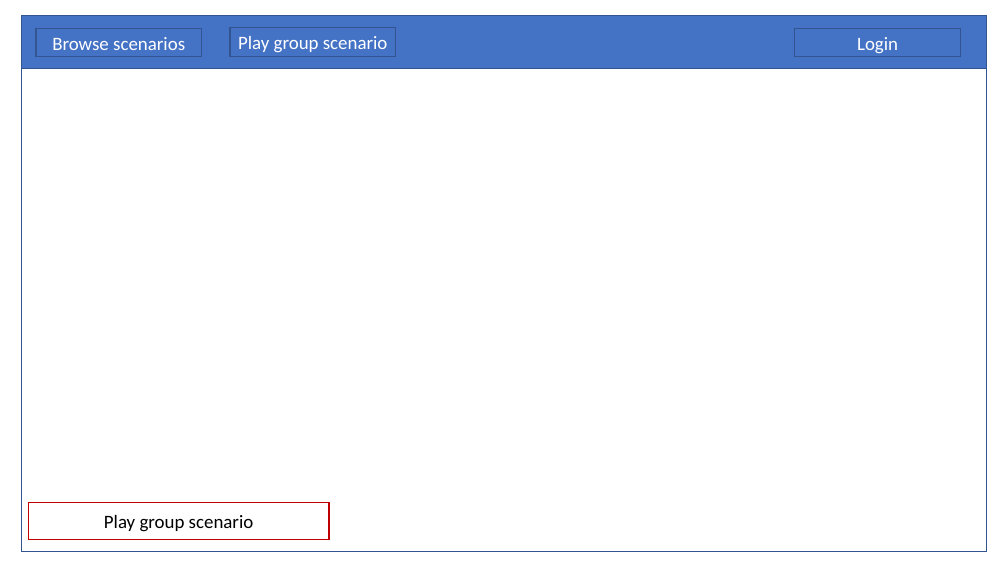
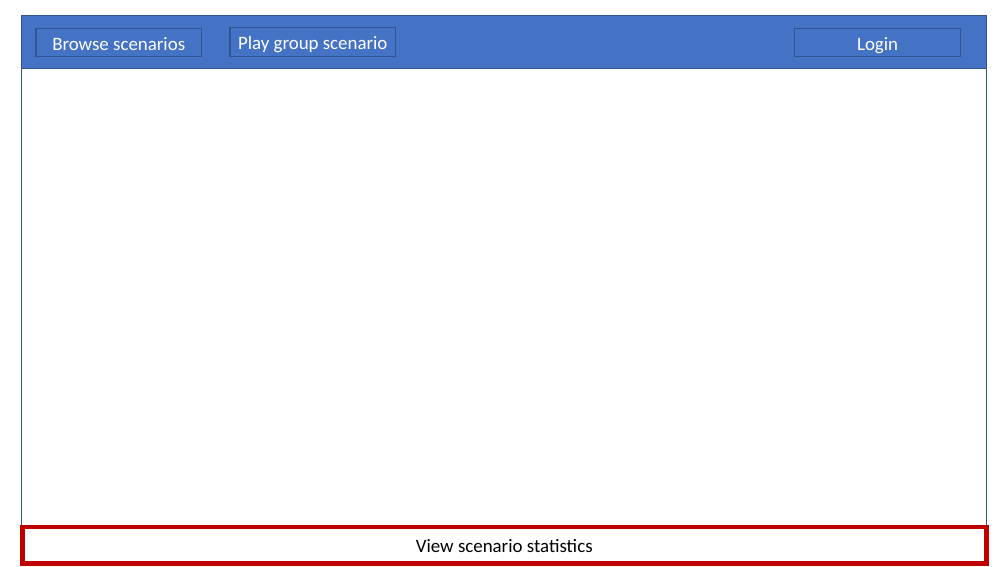
Before and after one commit to Elias-Ladenburger/CSEP, a slide deck: slide 19 of artefacts/concept-1.0/ideation/Lofi Wireframes.pptx (slide 7 before the commit). Drawn at 1008x567 pixels with LibreOffice and Linux fonts; fonts in the diff are those of the drawing. Boxes give left, top, right and bottom in pixels: in the first picture for what was removed or moved away, otherwise in the second. Text is boxed around its words. In the diff, an @@ line names an element or a change of style, - is before the commit and + after.

```diff
--- a/artefacts/concept-1.0/ideation/Lofi Wireframes.pptx
+++ b/artefacts/concept-1.0/ideation/Lofi Wireframes.pptx
@@ rectangle: place and size @@
-rectangle at [22,15,987,552]
+rectangle at [22,15,987,526]
@@ rectangle removed at [29,503,330,540] @@
-Play group scenario
@@ rectangle added at [23,527,987,564], outline #C00000 4.5 pt, 18 pt, text #000000 @@
+View scenario statistics
```
Also in this commit, not shown: 7 other slides changed, 7 slides added, 1 slide removed.
